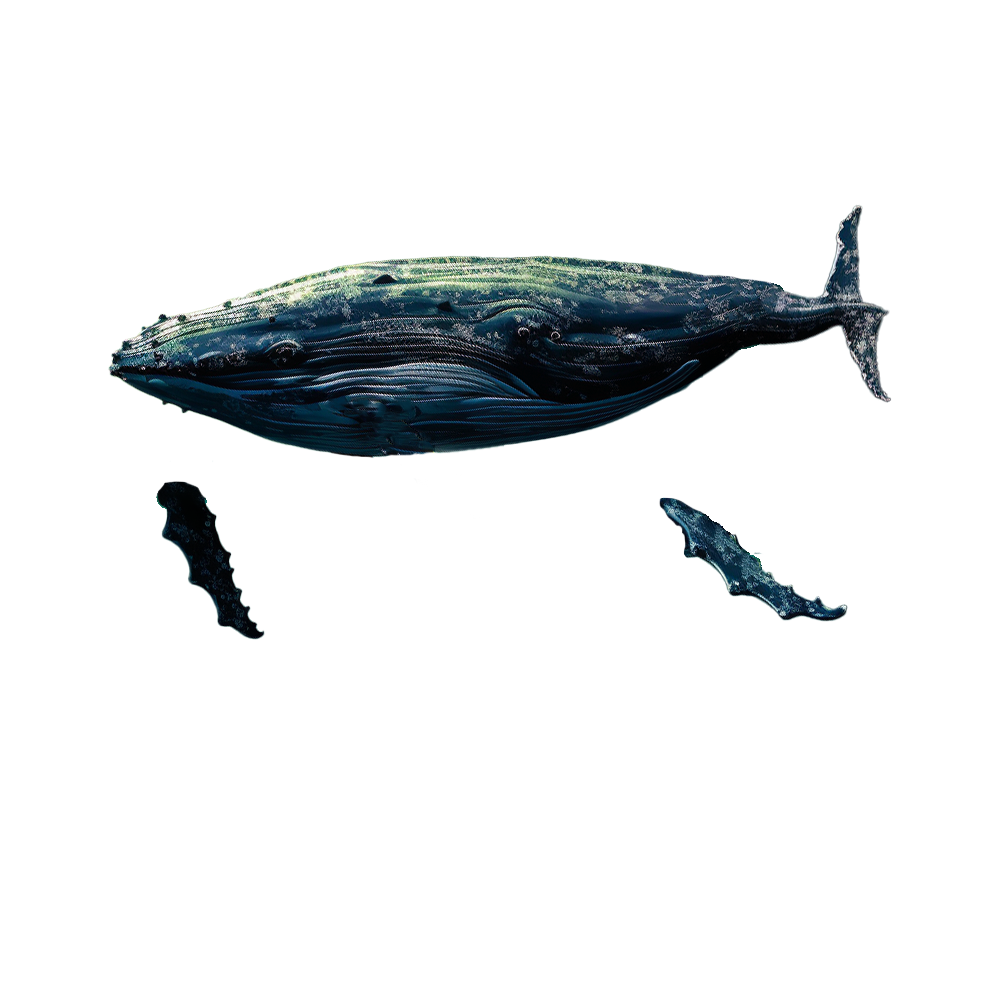
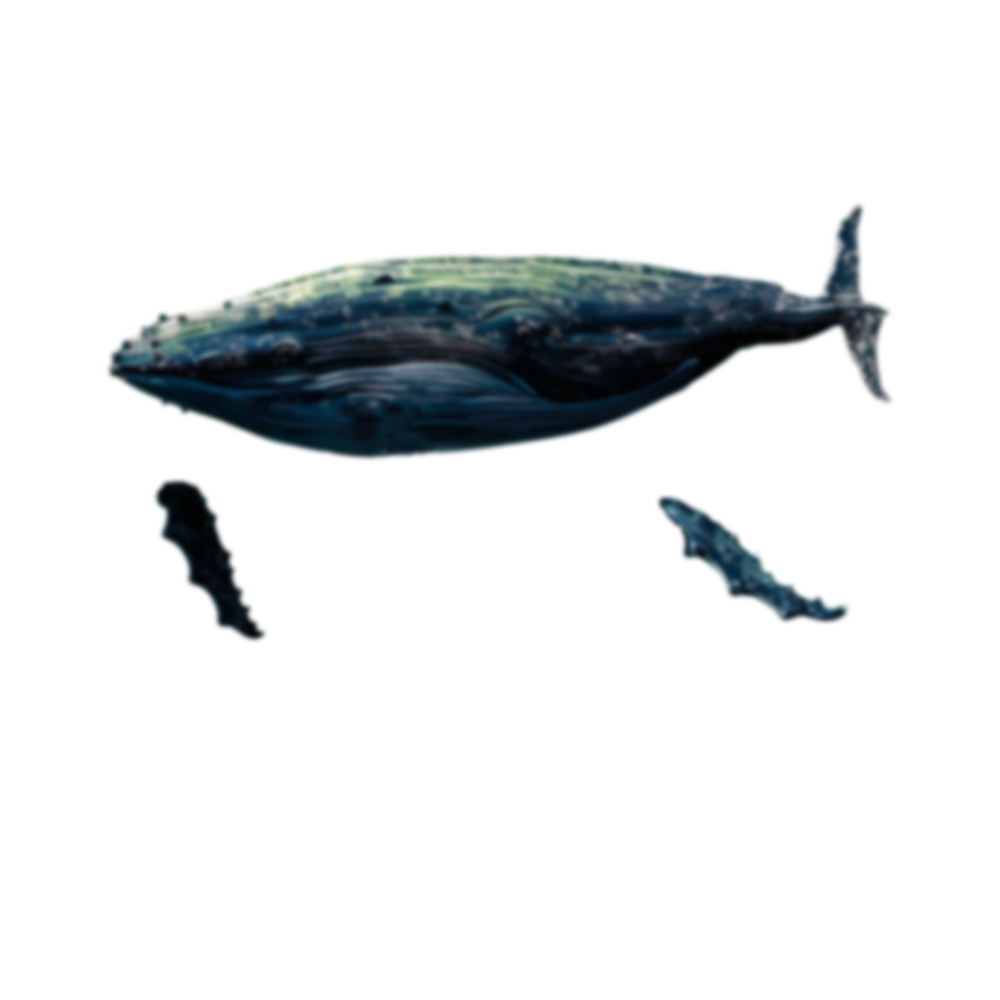
Layered file, before and after one edit (1000x1000). Changes by layer:
painted on "Layer 9" over <box>655,493,852,626</box>
painted on "Layer 7" over <box>105,201,895,519</box>
painted on "Layer 8" over <box>152,460,269,644</box>
